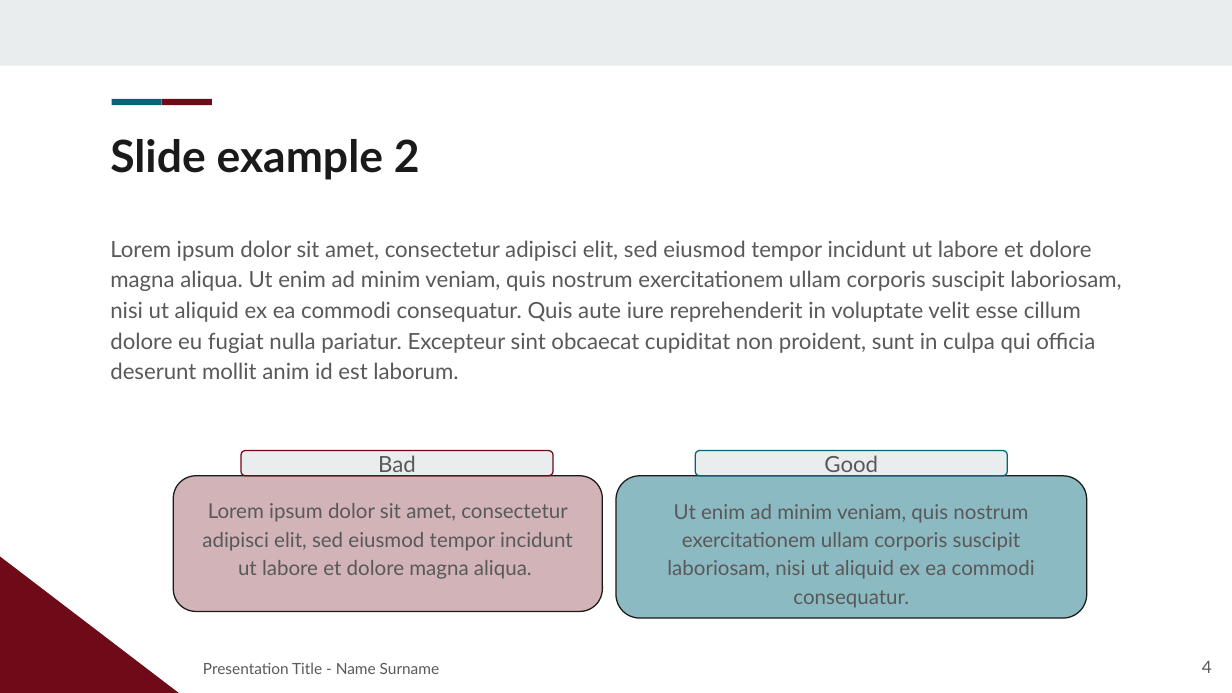
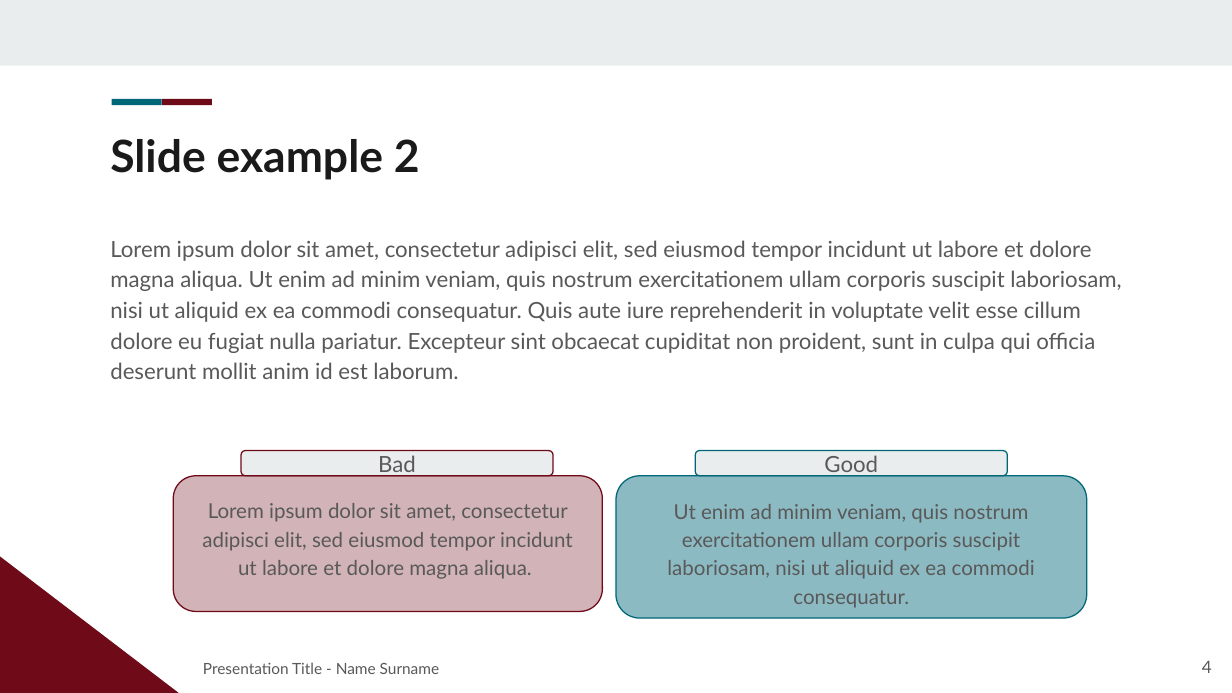
Before and after one commit to pietro-nardelli/sapienza-ppt-template, a slide deck: slide 4 of light/sapienza-ppt-template.odp. Drawn at 1232x693 pixels with LibreOffice and Linux fonts; fonts in the diff are those of the drawing; background and template pictures are left out. Boxes give left, top, right and bottom in pixels: in the first picture for what was removed or moved away, otherwise in the second. Text is boxed around its words. In the diff, an @@ line names an element or a change of style, - is before the commit and + after.

```diff
--- a/light/sapienza-ppt-template.odp
+++ b/light/sapienza-ppt-template.odp
@@ rounded rectangle "Lorem ipsum dolor sit amet, ..." at (174,476,602,611): outline #1A1A1A 0.74 pt to #6F0A19 0.74 pt @@
@@ rounded rectangle "Ut enim ad minim veniam, ..." at (616,476,1087,617): outline #1A1A1A 0.74 pt to #006778 0.74 pt @@
```
Also in this commit, not shown: 2 other slides changed, 5 other files.
